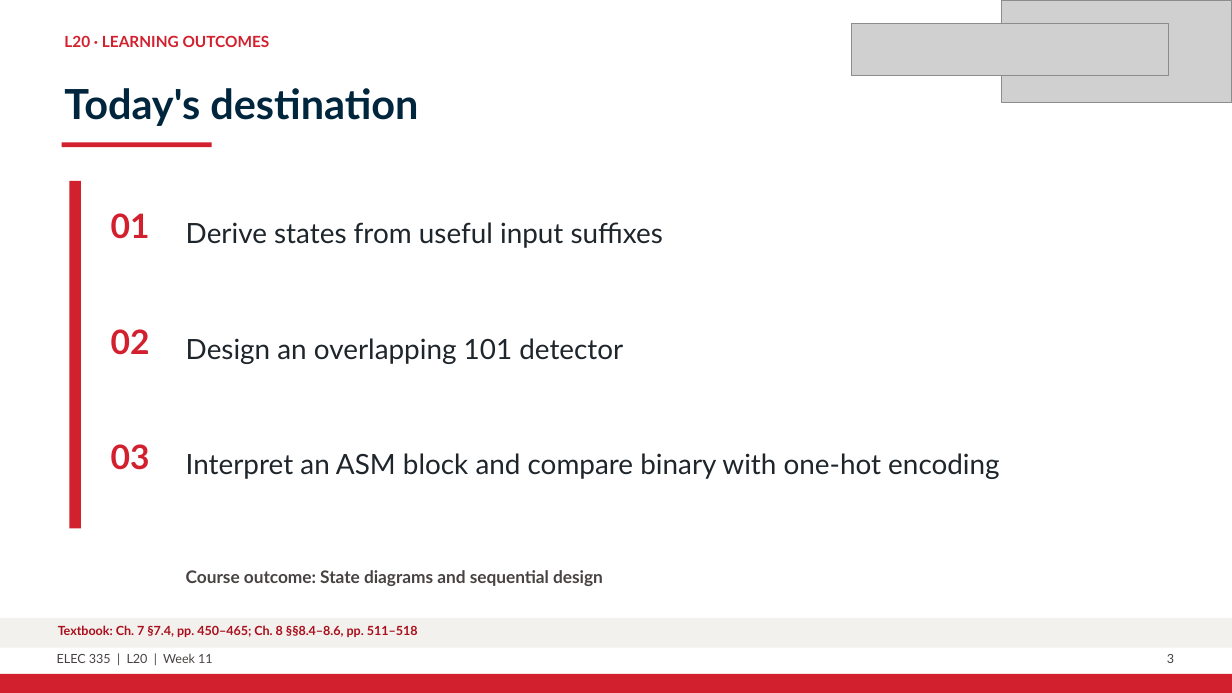
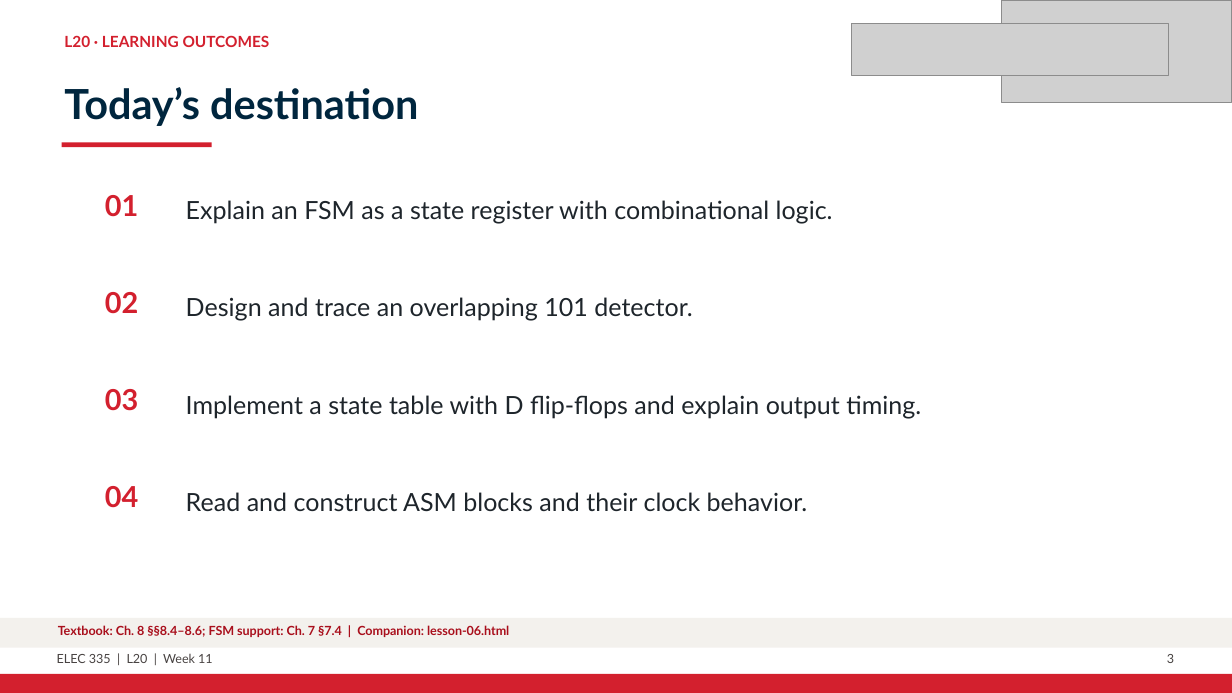
Before and after one commit to shujaansari/elec335-sequential, a slide deck: slide 3 of Slides_Course_Continuation_2026/L20_W11_fsm_synthesis_Continuation.pptx. Drawn at 1232x693 pixels with LibreOffice and Linux fonts; fonts in the diff are those of the drawing; grey boxes stand for pictures. Boxes give left, top, right and bottom in pixels: in the first picture for what was removed or moved away, otherwise in the second. Text is boxed around its words. In the diff, an @@ line names an element or a change of style, - is before the commit and + after.

```diff
--- a/Slides_Course_Continuation_2026/L20_W11_fsm_synthesis_Continuation.pptx
+++ b/Slides_Course_Continuation_2026/L20_W11_fsm_synthesis_Continuation.pptx
@@ text at box(64, 87, 418, 126): text changed @@
-Today's destination
+Today’s destination
@@ text "01": place and size @@
-text "01" at box(111, 213, 150, 239)
+text "01" at box(105, 195, 139, 217)
@@ rectangle removed at box(69, 181, 80, 529) @@
@@ text added at box(186, 200, 833, 224), 19.5 pt, text #1E252B @@
+Explain an FSM as a state register with combinational logic.
@@ text removed at box(186, 222, 663, 248) @@
-Derive states from useful input suffixes
@@ text "02": place and size @@
-text "02" at box(111, 329, 150, 355)
+text "02" at box(105, 292, 139, 314)
@@ text at box(186, 297, 693, 321): text changed; size 21.8 to 19.5 pt @@
-Design an overlapping 101 detector
+Design and trace an overlapping 101 detector.
@@ size 26.2 to 22.5 pt in 3 elements at box(105, 195, 139, 217), box(105, 292, 139, 314), box(105, 389, 139, 411) @@
@@ text "03": place and size @@
-text "03" at box(111, 444, 150, 470)
+text "03" at box(105, 389, 139, 411)
@@ text added at box(186, 395, 921, 419), 19.5 pt, text #1E252B @@
+Implement a state table with D flip-flops and explain output timing.
@@ text removed at box(186, 453, 999, 479) @@
-Interpret an ASM block and compare binary with one-hot encoding
@@ text added at box(105, 486, 139, 508), 22.5 pt, text #D3202E, bold @@
+04
@@ text at box(186, 492, 808, 512): text changed; size 13.5 to 19.5 pt; text colour #484342 to #1E252B; bold off @@
-Course outcome: State diagrams and sequential design
+Read and construct ASM blocks and their clock behavior.
@@ text at box(58, 625, 509, 637): text changed @@
-Textbook: Ch. 7 §7.4, pp. 450–465; Ch. 8 §§8.4–8.6, pp. 511–518
+Textbook: Ch. 8 §§8.4–8.6; FSM support: Ch. 7 §7.4 | Companion: lesson-06.html
```
Also in this commit, not shown: 2 other slides changed, 28 slides added, 16 slides removed, 8 other files.
